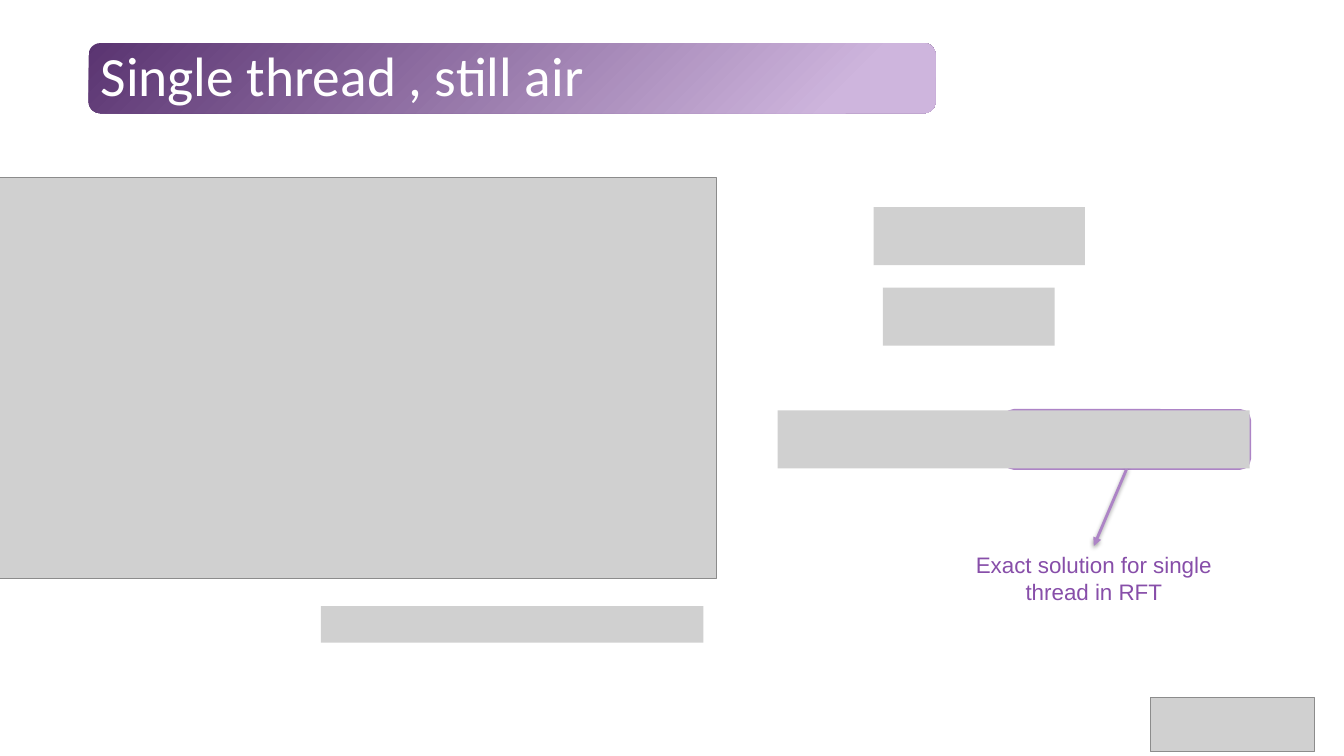
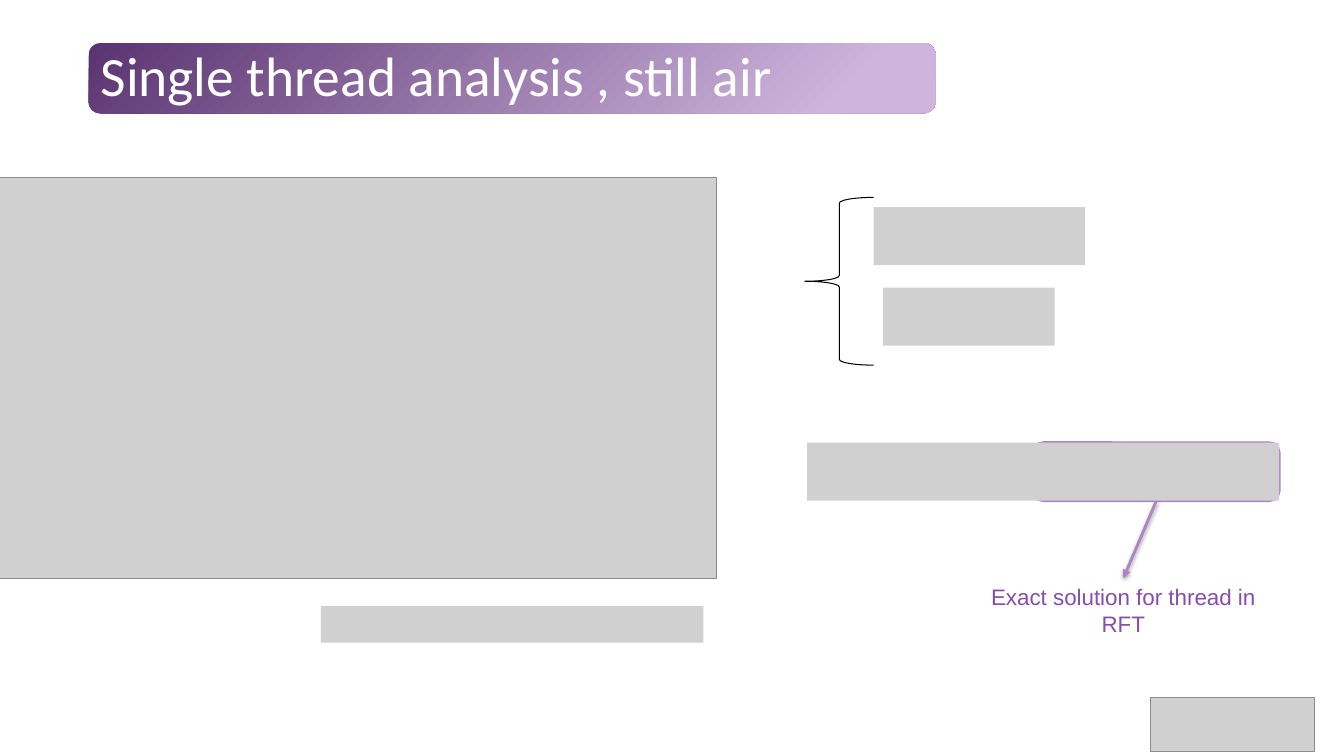
Before and after one commit to Tavi681/PoliPhysics, a slide deck: slide 18 of Tema 1/paper/Tema1.pptx (slide 11 before the commit). Drawn at 1344x756 pixels with LibreOffice and Linux fonts; fonts in the diff are those of the drawing; grey boxes stand for pictures. Boxes give left, top, right and bottom in pixels: in the first picture for what was removed or moved away, otherwise in the second. Text is boxed around its words. In the diff, an @@ line names an element or a change of style, - is before the commit and + after.

```diff
--- a/Tema 1/paper/Tema1.pptx
+++ b/Tema 1/paper/Tema1.pptx
@@ title at bbox=[101, 57, 772, 106]: text changed @@
-Single thread , still air
+Single thread analysis , still air
@@ left brace added at bbox=[805, 198, 873, 365], outline #000000 0.75 pt @@
@@ picture: place and size @@
-picture at bbox=[777, 410, 1249, 469]
+picture at bbox=[808, 443, 1279, 501]
@@ rounded rectangle: place and size @@
-rounded rectangle at bbox=[1004, 410, 1250, 469]
+rounded rectangle at bbox=[1033, 443, 1279, 501]
@@ arrow moved from (1127, 469) - (1094, 546) to (1156, 501) - (1123, 579) @@
@@ text at bbox=[991, 589, 1255, 632]: text changed @@
-Exact solution for single thread in RFT
+Exact solution for thread in RFT
```
Also in this commit, not shown: 7 other slides changed, 15 slides added, 6 slides removed.
